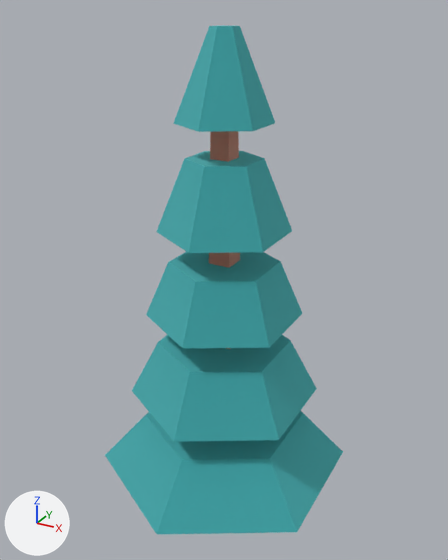
The glTF model apps/client/public/env/kenney-nature-kit/tree_pineRoundA.glb as it was, and as the next commit left it.
Rendered twice from a 50 mm lens placed at (0.72, -1.311, 1.354), pointed at (-0.013, 0.021, 0.688). The axes (+X, +Y, +Z) are drawn at lower left. The lights are the same throughout. The older version comes first.

The older version as bpy lines, for what is in view:
```python
mat_leafsdark = principled_material('leafsDark')
mat_leafsdark.base_color = (0.169, 0.651, 0.667)  # cyan #72d3d5
mat_leafsdark.metallic = 1.0
mat_leafsdark.roughness = 1.0
mat_woodbarkdark = principled_material('woodBarkDark')
mat_woodbarkdark.base_color = (0.8, 0.463, 0.369)  # beige #e7b5a4
mat_woodbarkdark.metallic = 1.0
mat_woodbarkdark.roughness = 1.0
me_mesh_tree_pinerounda = bpy.data.meshes.new('Mesh tree_pineRoundA')
me_mesh_tree_pinerounda.from_pydata(...)  # 104 vertices, 204 faces; spans x -0.309..0.309, y -0.356..0.356, z 0.0..1.366
# faces by material slot: [50, 154]
me_mesh_tree_pinerounda.materials.append(mat_woodbarkdark)  # beige #e7b5a4
me_mesh_tree_pinerounda.materials.append(mat_leafsdark)  # cyan #72d3d5
ob_tree_pinerounda = bpy.data.objects.new('tree_pineRoundA', me_mesh_tree_pinerounda)
ob_tree_pinerounda.location = (0.0, 0.0, -0.05)
```
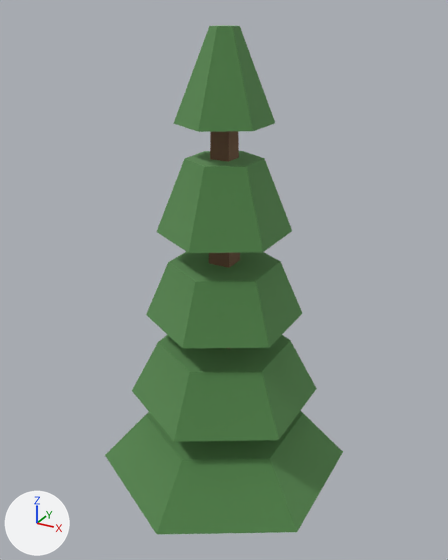
Where the newer file only moved an object's origin or applied its transform, the numbers keep the older frame.

Pixel boxes (x1, y1, x2, y2) of what changed, in the pictures (448 x 560 px):
'tree_pineRoundA', recoloured (cyan to green): (105, 26, 343, 534) in both

What the commit changed:
Material 'woodBarkDark' (mat_woodbarkdark) changes colour from beige #e7b5a4 to beige #ad8e78; in linear values from (0.8, 0.463, 0.369) to (0.42, 0.271, 0.188).
Material 'leafsDark' (mat_leafsdark) changes colour from cyan #72d3d5 to green #88b880; in linear values from (0.169, 0.651, 0.667) to (0.247, 0.478, 0.216).
